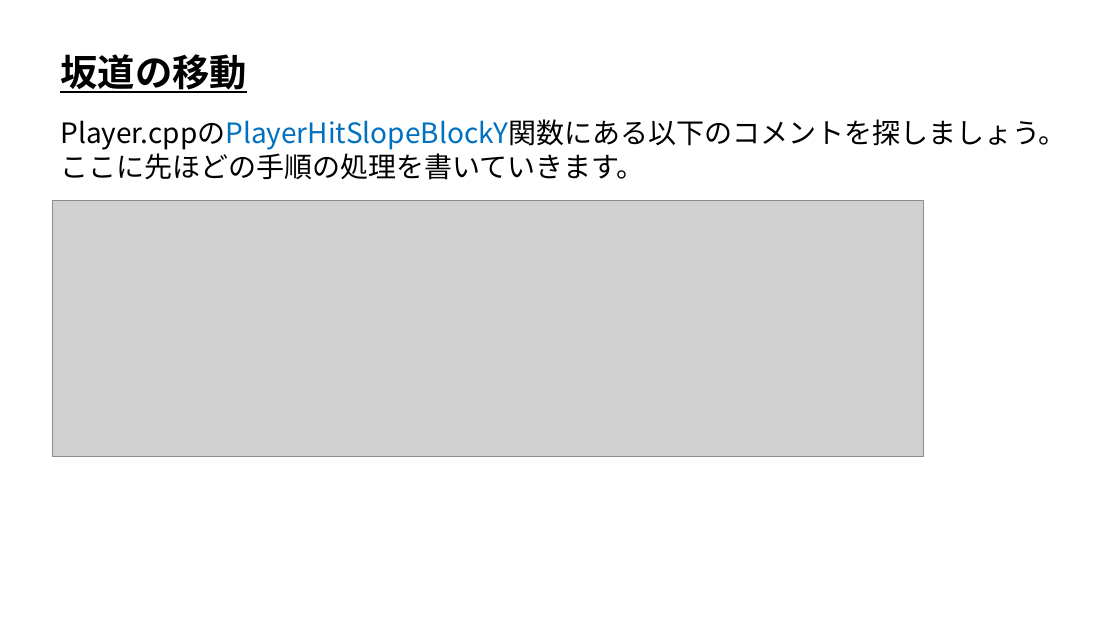
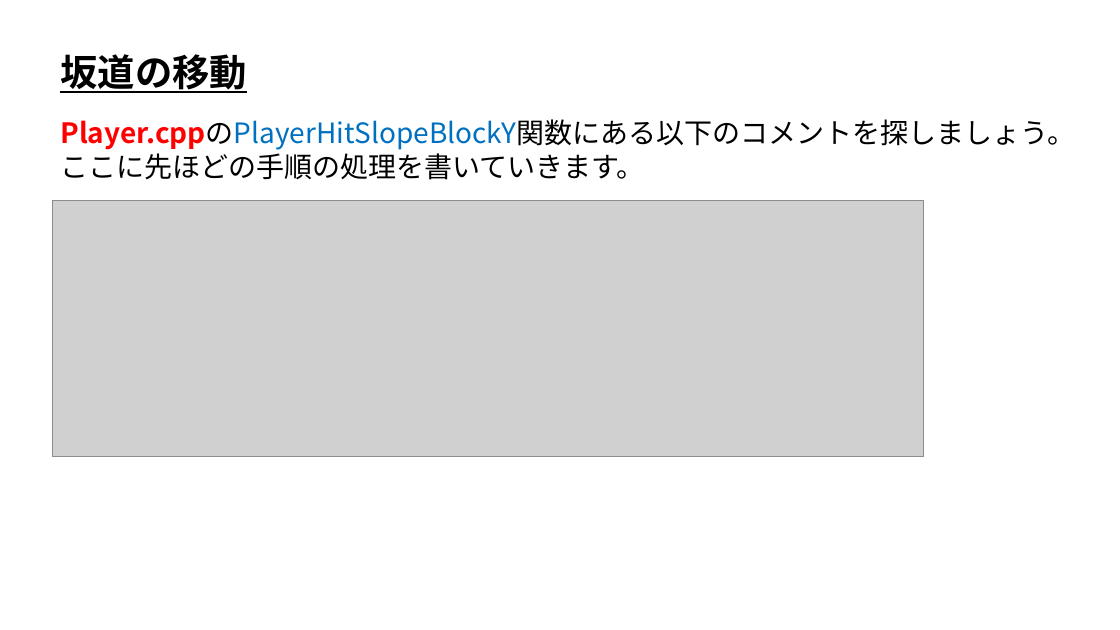
Before and after one commit to ArakiYusuke-Ohara/Textbook, a slide deck: slide 4 of ゲーム科1年/00_前期/ゲームプログラミングⅢ/ゲーム数学/実習/00_坂道の移動.pptx. Drawn at 1120x630 pixels with LibreOffice and Linux fonts; fonts in the diff are those of the drawing; grey boxes stand for pictures. Boxes give left, top, right and bottom in pixels: in the first picture for what was removed or moved away, otherwise in the second. Text is boxed around its words. In the diff, an @@ line names an element or a change of style, - is before the commit and + after.

```diff
--- a/ゲーム科1年/00_前期/ゲームプログラミングⅢ/ゲーム数学/実習/00_坂道の移動.pptx
+++ b/ゲーム科1年/00_前期/ゲームプログラミングⅢ/ゲーム数学/実習/00_坂道の移動.pptx
@@ text at [60, 119, 1075, 150]: text colour #000000 to #FF0000, bold on in "Player.cppのPlayerHitSlopeBlockY関数にある以下のコメントを探しましょう。" @@
```
Also in this commit, not shown: 1 other file.
